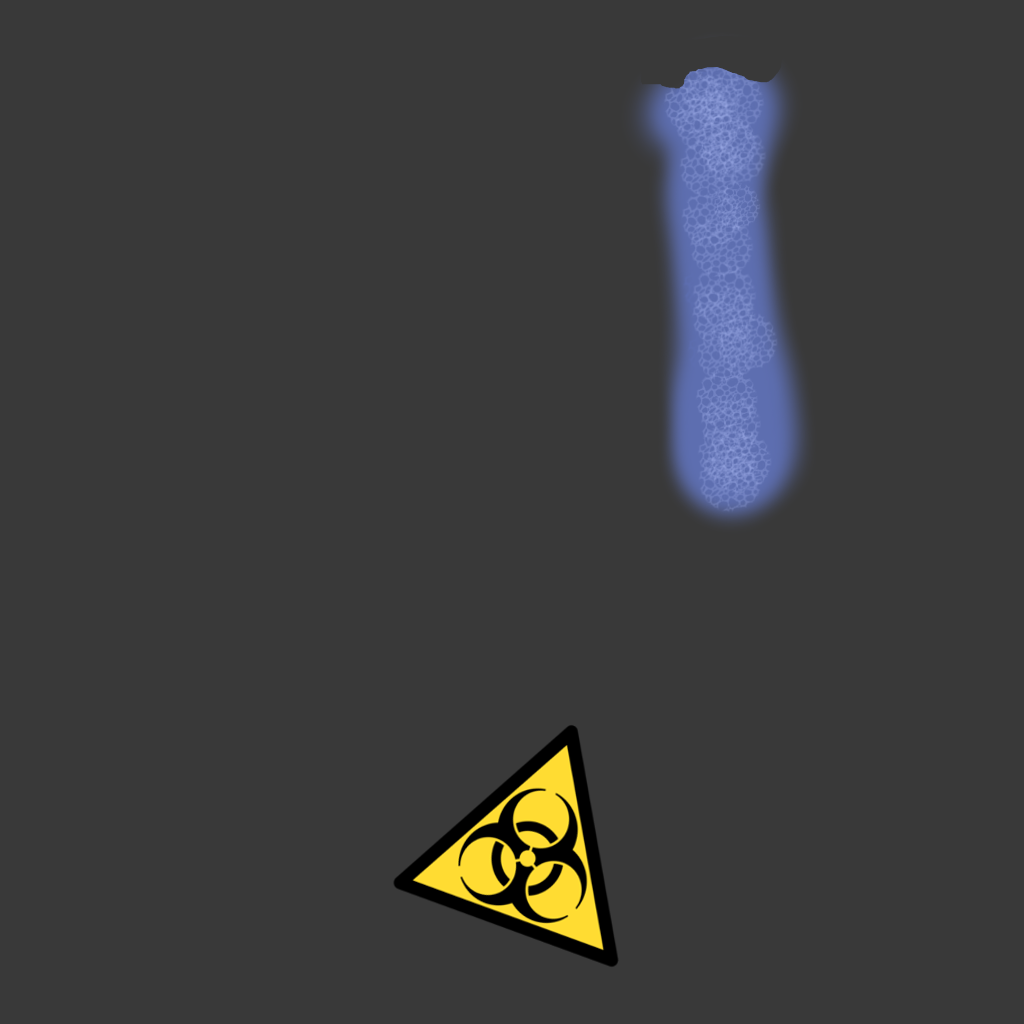
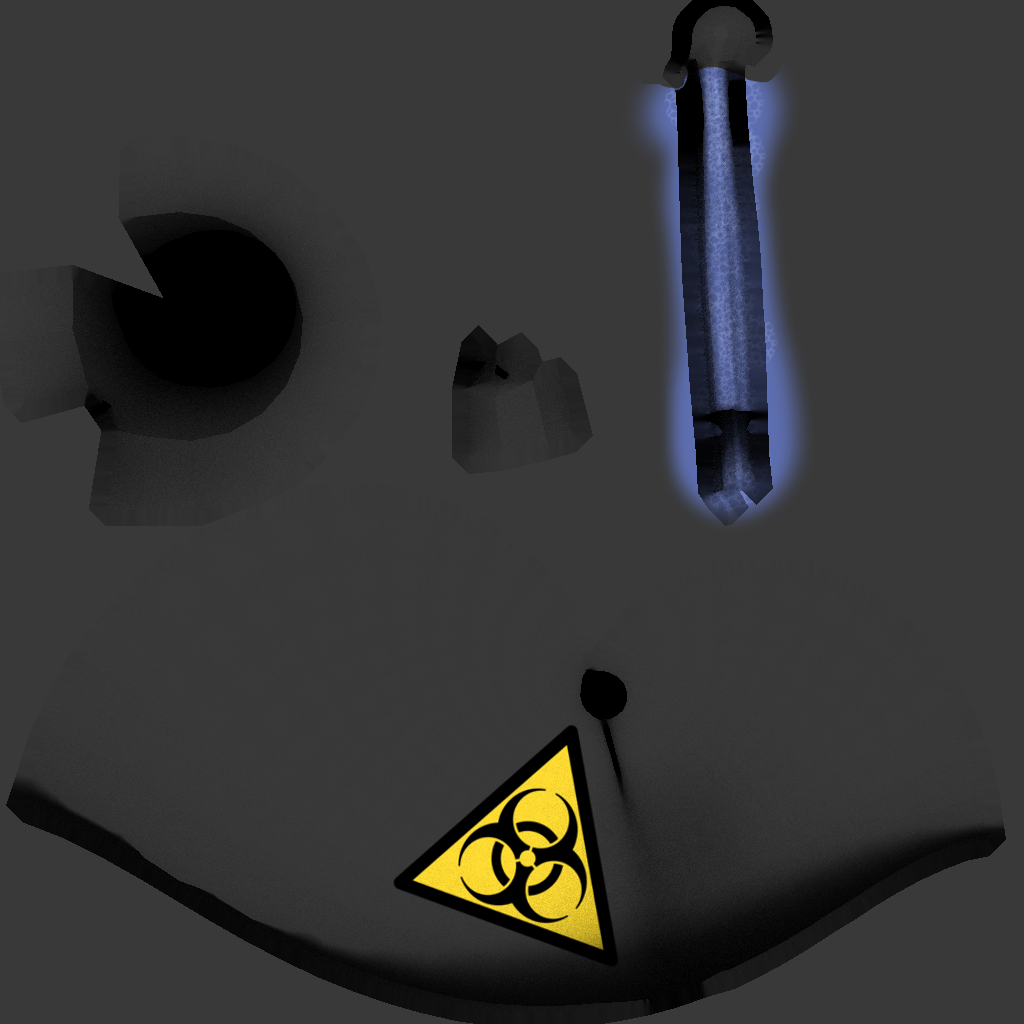
Layered file, before and after one edit (1024 x 1024). Changes by layer:
added layer "AO" (multiply) above "Diffuse" over [0, 0, 1006, 1024]
